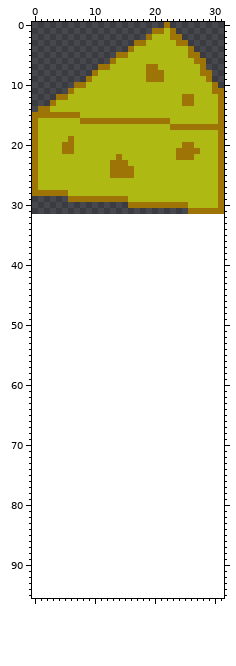
Pixel-art file -- assets/ase/cheese.ase. The picture above is the old version.
32x32 pixels, 1 frame. The old version is drawn lined up with the new one, on the new canvas.
And afterwards:
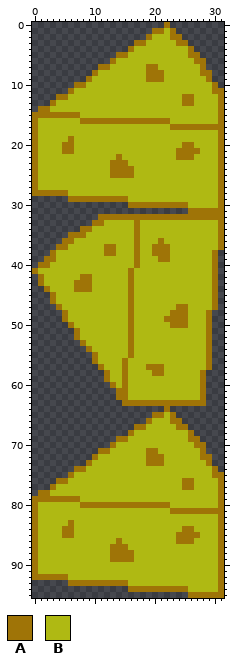
Palette (. is transparent): A #9f7407  B #afb913
Difference:
canvas 32x32 -> 32x96
@@ x 0..31 @@
 31 ..........................AAAAAA
-32 ................................
-33 ................................
-34 ................................
-35 ................................
-36 ................................
-37 ................................
-38 ................................
-39 ................................
-40 ................................
-41 ................................
-42 ................................
-43 ................................
-44 ................................
-45 ................................
-46 ................................
-47 ................................
-48 ................................
-49 ................................
-50 ................................
-51 ................................
-52 ................................
-53 ................................
-54 ................................
-55 ................................
-56 ................................
-57 ................................
-58 ................................
-59 ................................
-60 ................................
-61 ................................
-62 ................................
-63 ................................
-64 ................................
-65 ................................
-66 ................................
-67 ................................
-68 ................................
-69 ................................
-70 ................................
-71 ................................
-72 ................................
-73 ................................
-74 ................................
-75 ................................
-76 ................................
-77 ................................
-78 ................................
-79 ................................
-80 ................................
-81 ................................
-82 ................................
-83 ................................
-84 ................................
-85 ................................
-86 ................................
-87 ................................
-88 ................................
-89 ................................
-90 ................................
-91 ................................
-92 ................................
-93 ................................
-94 ................................
-95 ................................
+32 ...........AAAAAAAAAAAAAAAAAAAAA
+33 ..........AABBBBBABBBBBBBBBBBBBA
+34 ........AABBBBBBBABBBBBBBBBBBBBA
+35 ......AAABBBBBBBBABBBBBBBBBBBBBA
+36 .....AABBBBBBBBBBABBBABBBBBBBBBA
+37 ....AABBBBBBAABBBABBAAABBBBBBBBA
+38 ...ABBBBBBBBAABBBABBAAABBBBBBBA.
+39 ..AABBBBBBBBBBBBBABBBAABBBBBBBA.
+40 .AABBBBBBBBBBBBBBABBBBBBBBBBBBA.
+41 ABBBBBBBBBBBBBBBABBBBBBBBBBBBBA.
+42 .ABBBBBBAABBBBBBABBBBBBBBBBBBBA.
+43 .ABBBBBAAABBBBBBABBBBBBBBBBBBBA.
+44 ..ABBBBAAABBBBBBABBBBBBBBBBBBBA.
+45 ...ABBBBBBBBBBBBABBBBBBBBBBBBBA.
+46 ...ABBBBBBBBBBBBABBBBBBBBBBBBBA.
+47 ....ABBBBBBBBBBBABBBBBBBAABBBBA.
+48 .....ABBBBBBBBBBABBBBBBAAABBBA..
+49 .....ABBBBBBBBBBABBBBBAAAABBBA..
+50 ......ABBBBBBBBBABBBBBBAAABBBA..
+51 .......ABBBBBBBBABBBBBBBBBBBBA..
+52 .......ABBBBBBBBABBBBBBBBBBBBA..
+53 ........ABBBBBBBABBBBBBBBBBBBA..
+54 .........ABBBBBBABBBBBBBBBBBBA..
+55 ..........ABBBBBABBBBBBBBBBBBA..
+56 ..........ABBBBABBBBBBBBBBBBBA..
+57 ...........ABBBABBBAAABBBBBBBA..
+58 ............ABBABBBBAABBBBBBA...
+59 ............ABBABBBBBBBBBBBBA...
+60 .............ABABBBBBBBBBBBBA...
+61 ..............AABBBBBBBBBBBBA...
+62 ..............AABBBBBBBBBBBBA...
+63 ...............AAAAAAAAAAAAAA...
+64 ......................A.........
+65 ....................AABA........
+66 ...................ABBBAA.......
+67 .................AABBBBBAA......
+68 ................ABBBBBBBBBA.....
+69 ..............AABBBBBBBBBBAA....
+70 .............ABBBBBBBBBBBBBAA...
+71 ...........AABBBBBBAABBBBBBBA...
+72 ..........ABBBBBBBBAAABBBBBBAA..
+73 .........ABBBBBBBBBAAABBBBBBBA..
+74 .......AABBBBBBBBBBBBBBBBBBBBBA.
+75 ......ABBBBBBBBBBBBBBBBBBBBBBBAA
+76 ....AABBBBBBBBBBBBBBBBBBBAABBBBA
+77 ...ABBBBBBBBBBBBBBBBBBBBBAABBBBA
+78 .AABBBBBBBBBBBBBBBBBBBBBBBBBBBBA
+79 AAAAAAAABBBBBBBBBBBBBBBBBBBBBBBA
+80 ABBBBBBBAAAAAAAAAAAAAAABBBBBBBBA
+81 ABBBBBBBBBBBBBBBBBBBBBBAAAAAAAAA
+82 ABBBBBBBBBBBBBBBBBBBBBBBBBBBBBBA
+83 ABBBBBABBBBBBBBBBBBBBBBBBBBBBBBA
+84 ABBBBAABBBBBBBBBBBBBBBBBBAABBBBA
+85 ABBBBAABBBBBBBBBBBBBBBBBAAAABBBA
+86 ABBBBBBBBBBBBBABBBBBBBBBAAABBBBA
+87 ABBBBBBBBBBBBAAABBBBBBBBBBBBBBBA
+88 ABBBBBBBBBBBBAAAABBBBBBBBBBBBBBA
+89 ABBBBBBBBBBBBAAAABBBBBBBBBBBBBBA
+90 ABBBBBBBBBBBBBBBBBBBBBBBBBBBBBBA
+91 ABBBBBBBBBBBBBBBBBBBBBBBBBBBBBBA
+92 AAAAAABBBBBBBBBBBBBBBBBBBBBBBBBA
+93 ......AAAAAAAAAABBBBBBBBBBBBBBBA
+94 ................AAAAAAAAAABBBBBA
+95 ..........................AAAAAA
Boxes around the changes in both pictures, in picture pixels (x1, y1, x2, y2):
added: (32, 214, 224, 598)
